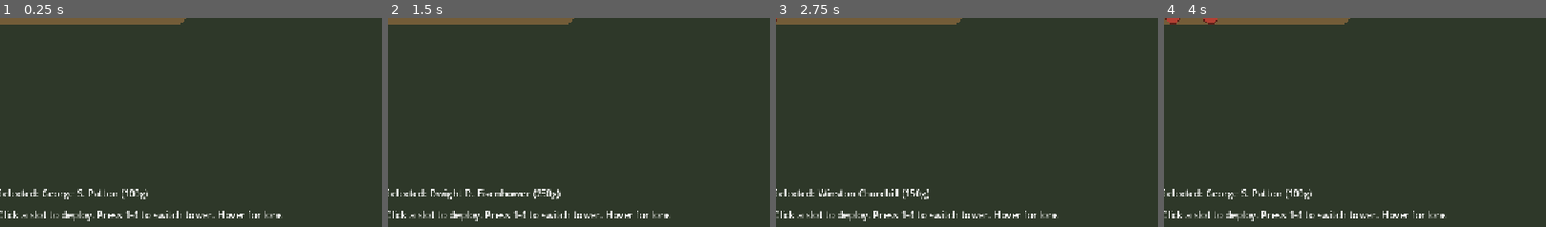
Above: before the commit, frames 1-4 (left to right).
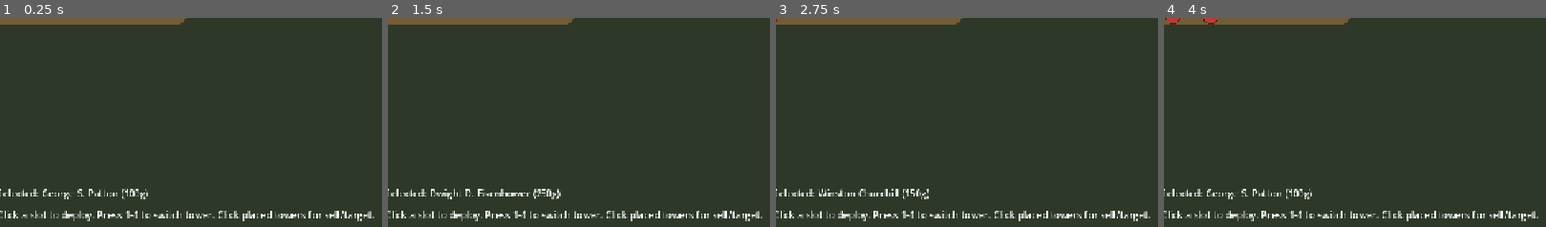
Above: after the commit, the same moments.

Repository: Josh-Buck/wwii-td
Game: Godot game, scene res://scenes/main/Main.tscn
Two runs of this game, one before a commit and one after it. Both use one fixed random seed, a clock stepped at 60 frames per second and the inputs below.
Inputs (mouse positions are % of the whole screen's width and height, from its top left):
- Up to frame 1 (0.25 s): no input
- Up to frame 2 (1.5 s): tap A at 0.5, 1.25 s; move the mouse to (16, 38) at 0.52 s; tap 1 at 0.6 s; click (16, 38) at 0.67 s; move the mouse to (34, 38) at 1.27 s; tap 2 at 1.35 s; click (34, 38) at 1.42 s
- Up to frame 3 (2.75 s): tap A at 2 s; move the mouse to (44, 16) at 2.02 s; tap 3 at 2.1 s; click (44, 16) at 2.17 s
- Up to frame 4 (4 s): tap A at 2.75, 3.5 s; move the mouse to (1, 50) at 2.77 s; tap 4 at 2.85 s; click (1, 50) at 2.92 s; move the mouse to (0, 50) at 3.52 s; tap 1 at 3.6 s; click (0, 50) at 3.67 s
The pictures show only the part of the screen within x 2-52%, y 50-100%; the shares and areas given below are measured in that part.

The runs differ from the first frame. In frame 1, 0.8% of the frame differs, in the area x 57-98%, y 92-98%; in frame 2, 0.8%; in frame 3, 0.8%; in frame 4, 0.8%.

Commit message:
M1: tower info panel - sell, target priority, lore on click

Diff:
--- a/autoload/EventBus.gd
+++ b/autoload/EventBus.gd
@@ -22,6 +22,7 @@
 signal tower_selection_changed(stats: Resource)  ## active palette selection
 signal tower_hovered(tower: Node)
 signal tower_unhovered(tower: Node)
+signal tower_clicked(tower: Node)  ## opens info panel
 
 # Codex
 signal codex_entry_unlocked(entry_id: StringName)
--- a/scenes/map/Map.gd
+++ b/scenes/map/Map.gd
@@ -52,14 +52,9 @@
 		_select_tower_index(0)
 
 	# Hook up slots. Use signal-based detection so robustness doesn't
-	# depend on the class_name resolving correctly.
-	print("[Map] available_towers.size=%d, selected_tower_stats=%s" % [available_towers.size(), str(selected_tower_stats)])
-	print("[Map] slots_container has %d children" % slots_container.get_child_count())
+	# depend on class_name resolving correctly.
 	for slot in slots_container.get_children():
-		var is_area := slot is Area2D
-		var has_sig := slot.has_signal("slot_clicked") if is_area else false
-		print("  - %s: is_Area2D=%s has_slot_clicked=%s" % [slot.name, is_area, has_sig])
-		if is_area and has_sig:
+		if slot is Area2D and slot.has_signal("slot_clicked"):
 			slots.append(slot)
 			slot.slot_clicked.connect(_on_slot_clicked)
 
@@ -87,28 +82,19 @@
 	EventBus.tower_selection_changed.emit(selected_tower_stats)
 
 func _on_slot_clicked(slot) -> void:
-	print("[Map] _on_slot_clicked: gold=%d cost=%s selected=%s occupied=%s" % [
-		GameState.gold,
-		str(selected_tower_stats.cost) if selected_tower_stats else "n/a",
-		str(selected_tower_stats),
-		str(slot.occupied()),
-	])
 	if selected_tower_stats == null:
-		print("  -> abort: no tower selected")
 		return
 	if slot.occupied():
-		print("  -> abort: slot occupied")
 		return
 	if not GameState.spend_gold(selected_tower_stats.cost):
-		print("  -> abort: not enough gold")
 		return
 	var tower = tower_scene.instantiate()
 	tower.stats = selected_tower_stats
+	tower.owning_slot = slot
 	tower.global_position = slot.global_position
 	towers_container.add_child(tower)
 	slot.set_tower(tower)
 	EventBus.tower_placed.emit(tower)
-	print("  -> placed %s" % selected_tower_stats.display_name)
 
 func _on_wave_ended(_idx: int) -> void:
 	# M0: chain into the next wave automatically with a 3s breather.
--- a/scenes/map/PlacementSlot.gd
+++ b/scenes/map/PlacementSlot.gd
@@ -23,9 +23,12 @@
 	_tower = tower
 	queue_redraw()
 
+func clear_tower() -> void:
+	_tower = null
+	queue_redraw()
+
 func _input_event(_viewport: Node, event: InputEvent, _shape_idx: int) -> void:
 	if event is InputEventMouseButton and event.pressed and event.button_index == MOUSE_BUTTON_LEFT:
-		print("[PlacementSlot] %s clicked at %s" % [name, str(global_position)])
 		slot_clicked.emit(self)
 
 func _draw() -> void:
--- a/scenes/towers/Tower.gd
+++ b/scenes/towers/Tower.gd
@@ -2,9 +2,17 @@
 
 @export var stats: TowerStats
 
+const _PRIORITY_CYCLE: Array[StringName] = [
+	TargetingSystem.FIRST,
+	TargetingSystem.LAST,
+	TargetingSystem.STRONG,
+	TargetingSystem.CLOSE,
+]
+
 var targeting_mode: StringName = TargetingSystem.FIRST
 var targets_in_range: Array = []
 var active_buffs: Dictionary = {}  ## tag -> source tower (M2)
+var owning_slot: Node = null   ## set by Map on placement; cleared on sell
 
 @onready var range_area: Area2D = $RangeArea
 @onready var range_collision: CollisionShape2D = $RangeArea/CollisionShape2D
@@ -32,6 +40,7 @@
 	range_area.area_exited.connect(_on_target_area_exited)
 	hover_area.mouse_entered.connect(_on_hover_entered)
 	hover_area.mouse_exited.connect(_on_hover_exited)
+	hover_area.input_event.connect(_on_hover_input)
 	queue_redraw()
 
 func _on_hover_entered() -> void:
@@ -39,6 +48,26 @@
 
 func _on_hover_exited() -> void:
 	EventBus.tower_unhovered.emit(self)
+
+func _on_hover_input(_viewport: Node, event: InputEvent, _shape_idx: int) -> void:
+	if event is InputEventMouseButton and event.pressed and event.button_index == MOUSE_BUTTON_LEFT:
+		EventBus.tower_clicked.emit(self)
+
+func cycle_targeting_mode() -> StringName:
+	var idx := _PRIORITY_CYCLE.find(targeting_mode)
+	targeting_mode = _PRIORITY_CYCLE[(idx + 1) % _PRIORITY_CYCLE.size()]
+	return targeting_mode
+
+func sell() -> void:
+	if stats == null:
+		queue_free()
+		return
+	var refund := int(stats.cost * 0.75)
+	if owning_slot and is_instance_valid(owning_slot) and owning_slot.has_method("clear_tower"):
+		owning_slot.clear_tower()
+	GameState.add_gold(refund)
+	EventBus.tower_sold.emit(self, refund)
+	queue_free()
 
 func effective_damage() -> float:
 	return stats.damage  # M2 will fold in adjacency buffs
--- a/scenes/ui/HUD.gd
+++ b/scenes/ui/HUD.gd
@@ -10,10 +10,19 @@
 @onready var tooltip: PanelContainer = $Tooltip
 @onready var tooltip_title: Label = $Tooltip/VBox/TitleLabel
 @onready var tooltip_lore: Label = $Tooltip/VBox/LoreLabel
+@onready var info_panel: PanelContainer = $TowerInfoPanel
+@onready var info_name: Label = $TowerInfoPanel/VBox/NameLabel
+@onready var info_lore: Label = $TowerInfoPanel/VBox/LoreLabel
+@onready var info_target_btn: Button = $TowerInfoPanel/VBox/ButtonRow/TargetButton
+@onready var info_sell_btn: Button = $TowerInfoPanel/VBox/ButtonRow/SellButton
+@onready var info_close_btn: Button = $TowerInfoPanel/VBox/CloseButton
+
+var _selected_tower: Node = null
 
 func _ready() -> void:
 	end_screen.visible = false
 	tooltip.visible = false
+	info_panel.visible = false
 	EventBus.gold_changed.connect(func(g): gold_label.text = "Gold: %d" % g)
 	EventBus.lives_changed.connect(func(l): lives_label.text = "Lives: %d" % l)
 	EventBus.wave_started.connect(func(w): wave_label.text = "Wave %d" % (w + 1))
@@ -22,11 +31,15 @@
 	EventBus.tower_unhovered.connect(_on_tower_unhovered)
 	EventBus.enemy_hovered.connect(_on_enemy_hovered)
 	EventBus.enemy_unhovered.connect(_on_enemy_unhovered)
+	EventBus.tower_clicked.connect(_on_tower_clicked)
+	info_target_btn.pressed.connect(_on_target_btn_pressed)
+	info_sell_btn.pressed.connect(_on_sell_btn_pressed)
+	info_close_btn.pressed.connect(_on_close_btn_pressed)
 	gold_label.text = "Gold: %d" % GameState.gold
 	lives_label.text = "Lives: %d" % GameState.lives
 	wave_label.text = "Wave 1"
 	if hint_label:
-		hint_label.text = "Click a slot to deploy. Press 1-4 to switch tower. Hover for lore."
+		hint_label.text = "Click a slot to deploy. Press 1-4 to switch tower. Click placed towers for sell/target."
 	if selection_label:
 		selection_label.text = "Selected: —"
 
@@ -67,6 +80,39 @@
 func _on_enemy_unhovered(_enemy: Node) -> void:
 	tooltip.visible = false
 
+func _on_tower_clicked(tower: Node) -> void:
+	_selected_tower = tower
+	_refresh_info_panel()
+	info_panel.visible = is_instance_valid(_selected_tower)
+
+func _refresh_info_panel() -> void:
+	if _selected_tower == null or not is_instance_valid(_selected_tower):
+		info_panel.visible = false
+		return
+	var stats = _selected_tower.stats
+	if stats == null:
+		info_panel.visible = false
+		return
+	info_name.text = "%s (cost %dg)" % [stats.display_name, stats.cost]
+	info_lore.text = stats.tooltip_lore
+	info_target_btn.text = "Target: %s" % String(_selected_tower.targeting_mode).capitalize()
+	info_sell_btn.text = "Sell (+%dg)" % int(stats.cost * 0.75)
+
+func _on_target_btn_pressed() -> void:
+	if _selected_tower and is_instance_valid(_selected_tower):
+		_selected_tower.cycle_targeting_mode()
+		_refresh_info_panel()
+
+func _on_sell_btn_pressed() -> void:
+	if _selected_tower and is_instance_valid(_selected_tower):
+		_selected_tower.sell()
+	_selected_tower = null
+	info_panel.visible = false
+
+func _on_close_btn_pressed() -> void:
+	_selected_tower = null
+	info_panel.visible = false
+
 func show_end_screen(victory: bool) -> void:
 	end_label.text = "VICTORY" if victory else "DEFEAT"
 	end_screen.visible = true
--- a/scenes/ui/HUD.tscn
+++ b/scenes/ui/HUD.tscn
@@ -71,6 +71,35 @@
 autowrap_mode = 2
 custom_minimum_size = Vector2(340, 0)
 
+[node name="TowerInfoPanel" type="PanelContainer" parent="."]
+visible = false
+offset_left = 980.0
+offset_top = 60.0
+offset_right = 1264.0
+offset_bottom = 280.0
+
+[node name="VBox" type="VBoxContainer" parent="TowerInfoPanel"]
+
+[node name="NameLabel" type="Label" parent="TowerInfoPanel/VBox"]
+text = ""
+theme_override_font_sizes/font_size = 16
+
+[node name="LoreLabel" type="Label" parent="TowerInfoPanel/VBox"]
+text = ""
+autowrap_mode = 2
+custom_minimum_size = Vector2(264, 0)
+
+[node name="ButtonRow" type="HBoxContainer" parent="TowerInfoPanel/VBox"]
+
+[node name="TargetButton" type="Button" parent="TowerInfoPanel/VBox/ButtonRow"]
+text = "Target: First"
+
+[node name="SellButton" type="Button" parent="TowerInfoPanel/VBox/ButtonRow"]
+text = "Sell"
+
+[node name="CloseButton" type="Button" parent="TowerInfoPanel/VBox"]
+text = "Close"
+
 [node name="EndScreen" type="Control" parent="."]
 visible = false
 offset_right = 1280.0
